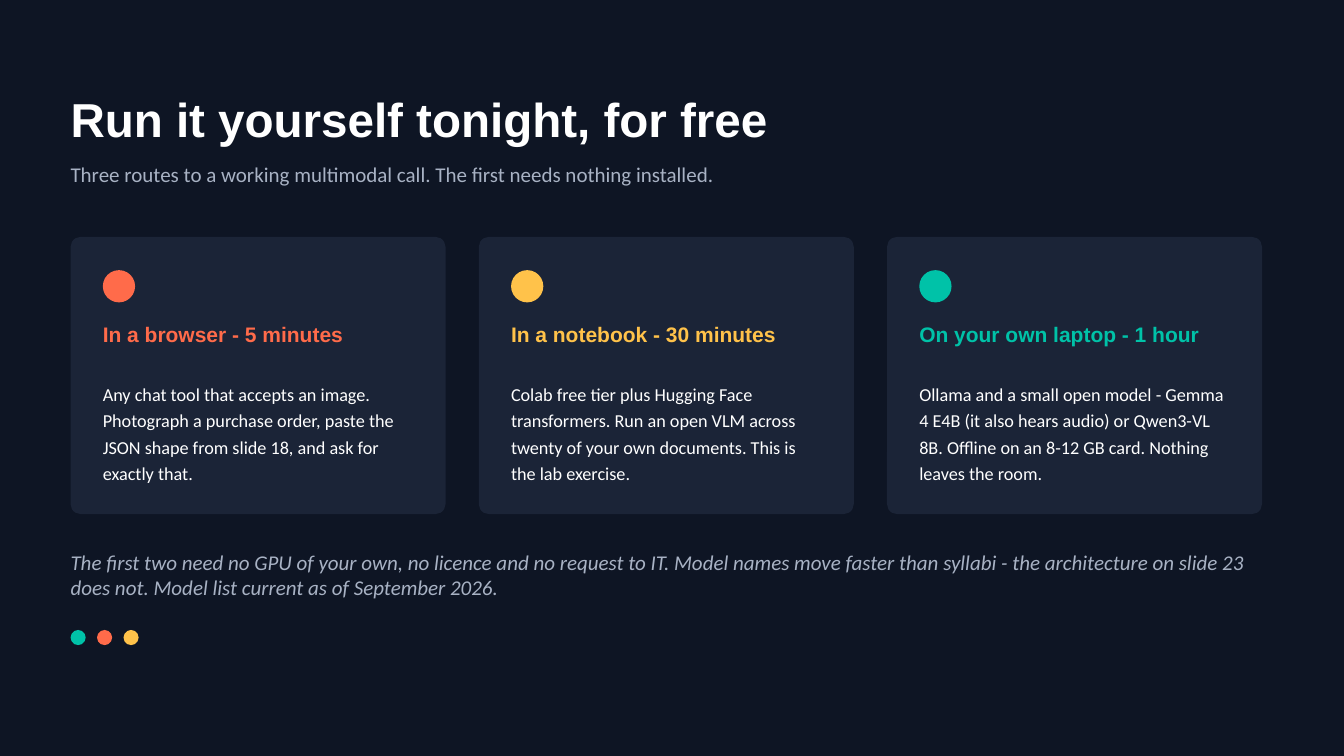
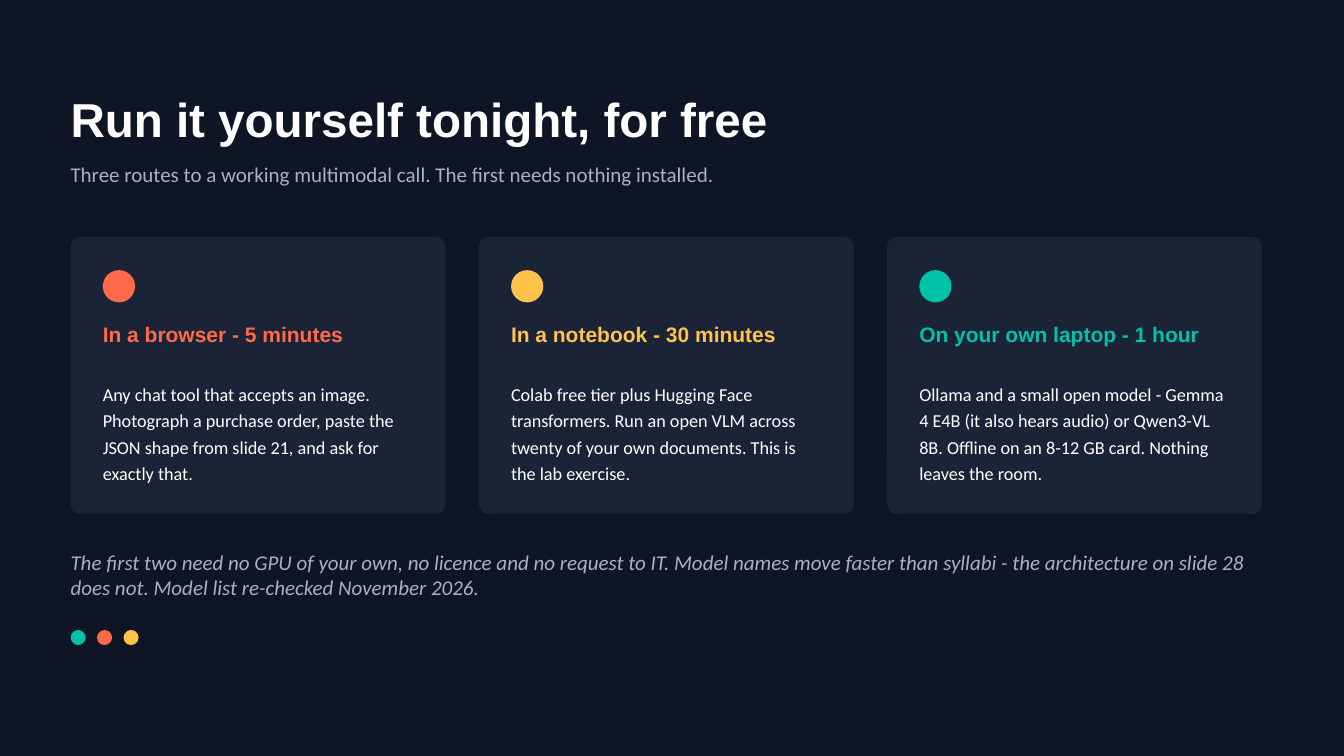
Before and after one commit to lksmangai/DeepLearning, a slide deck: slide 45 of Multimodal-AI-ATAL-FDP-Deck.pptx (slide 36 before the commit). Drawn at 1344x756 pixels with LibreOffice and Linux fonts; fonts in the diff are those of the drawing. Boxes give left, top, right and bottom in pixels: in the first picture for what was removed or moved away, otherwise in the second. Text is boxed around its words. In the diff, an @@ line names an element or a change of style, - is before the commit and + after.

```diff
--- a/Multimodal-AI-ATAL-FDP-Deck.pptx
+++ b/Multimodal-AI-ATAL-FDP-Deck.pptx
@@ text at <box>103,388,394,483</box>: text changed @@
-Any chat tool that accepts an image. Photograph a purchase order, paste the JSON shape from slide 18, and ask for exactly that.
+Any chat tool that accepts an image. Photograph a purchase order, paste the JSON shape from slide 21, and ask for exactly that.
@@ text at <box>71,555,1243,595</box>: text changed @@
-The first two need no GPU of your own, no licence and no request to IT. Model names move faster than syllabi - the architecture on slide 23 does not. Model list current as of September 2026.
+The first two need no GPU of your own, no licence and no request to IT. Model names move faster than syllabi - the architecture on slide 28 does not. Model list re-checked November 2026.
```
Also in this commit, not shown: 18 other slides changed, 14 slides added.
